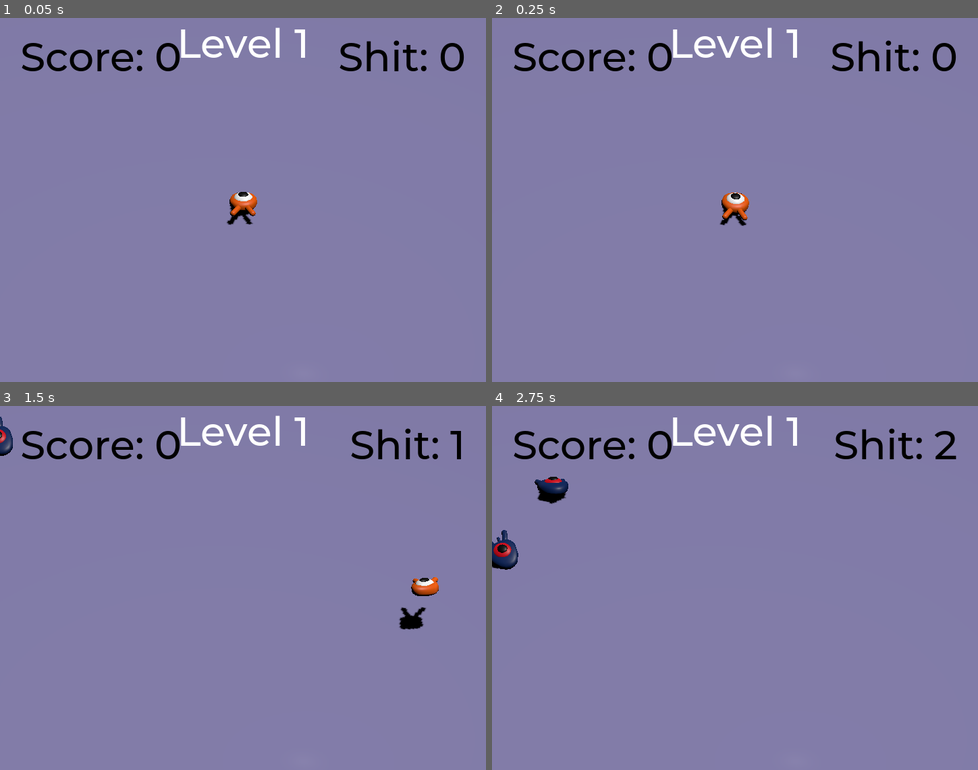
Above: before the commit, frames 1-4 (two rows, left to right).
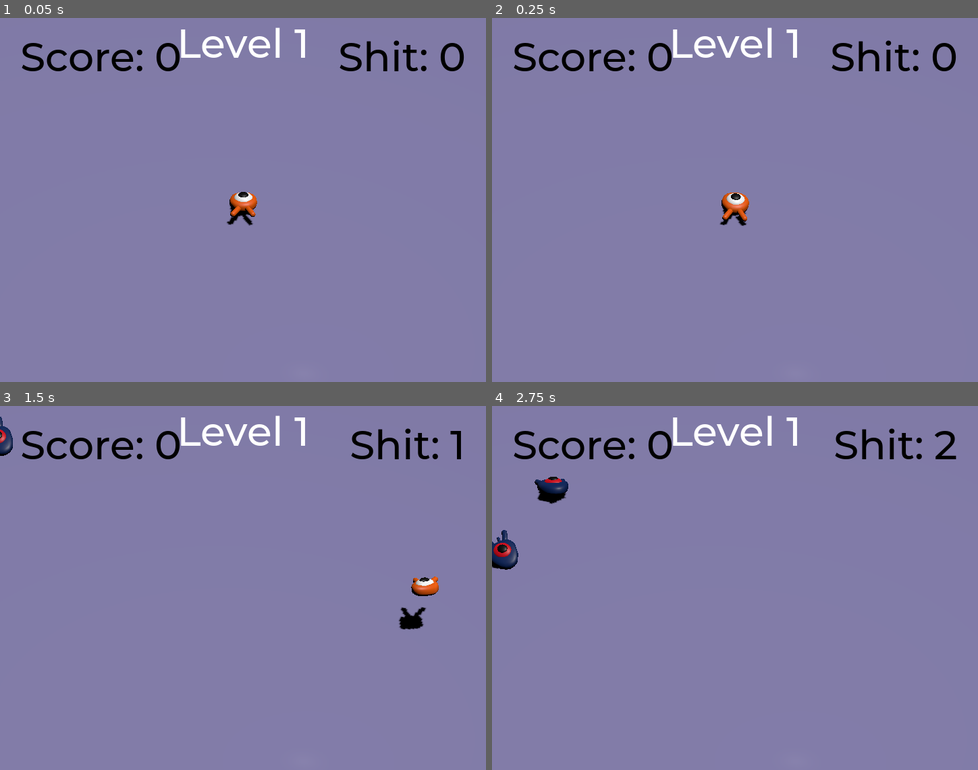
Above: after the commit, the same moments.

Repository: nilodude/squash_the_creeps_start_1.1.0
Game: Godot game, scene res://main.tscn
The game is run twice, just before and just after one commit, with the same random seed, the same clock (stepped at 60 frames per second) and the same inputs.
Inputs:
- Up to frame 1 (0.05 s): no input
- Up to frame 2 (0.25 s): no input
- Up to frame 3 (1.5 s): tap Enter (ui_accept) at 0.5 s; hold D (move_right) 0.53-1.28 s; tap Space (jump) at 0.6, 0.77, 1.07, 1.35 s; hold S (move_back) from 1.28 s (still down)
- Up to frame 4 (2.75 s): tap Space (jump) at 1.52, 1.82, 2.1 s; release S (move_back) at 2.03 s; hold D (move_right) from 2.03 s (still down)

The runs differ from the first frame. In frame 1, less than 0.1% of the frame differs, in the area x 46-53%, y 47-58%; in frame 2, less than 0.1%; in frame 3, less than 0.1%; in frame 4, nothing differs.

Commit message:
fix landing pivot rotation

Diff:
--- a/player.gd
+++ b/player.gd
@@ -36,13 +36,14 @@
 	target_velocity.x = direction.x * speed
 	target_velocity.z = direction.z * speed
 
-	if not is_on_floor(): # If in the air, fall towards the floor. Literally gravity
+	if not is_on_floor(): # FALLING. Literally gravity
 		target_velocity.y = target_velocity.y - (fall_acceleration * delta)
+		$AnimationPlayer.speed_scale = 1.5
 		$Pivot.rotation.x = PI / 10 * target_velocity.y / jump_impulse
-
-
-	if is_on_floor() and Input.is_action_just_pressed("jump"):
-		target_velocity.y = jump_impulse
+	else:	# JUMPING.
+		$Pivot.rotation.x = $Pivot.rotation.x - $Pivot.rotation.x/2
+		if Input.is_action_just_pressed("jump"):
+			target_velocity.y = jump_impulse
 
 
 	for index in range(get_slide_collision_count()):
@@ -67,8 +68,6 @@
 
 	velocity = target_velocity
 
-
-
 	if position.y < -30:
 		die.emit()
 
